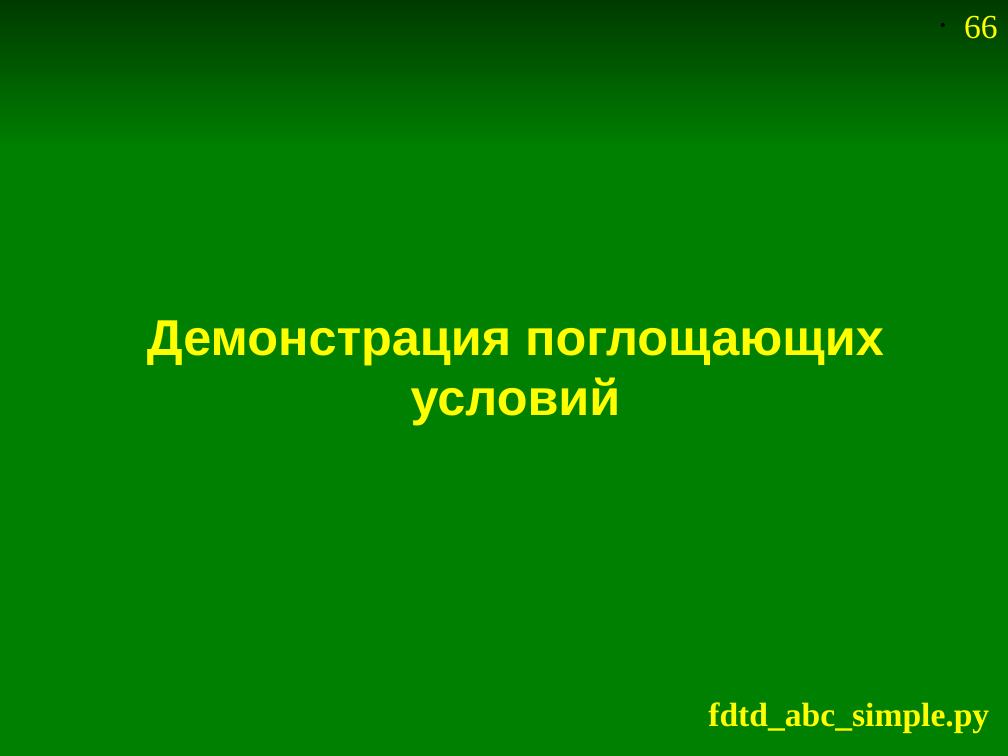
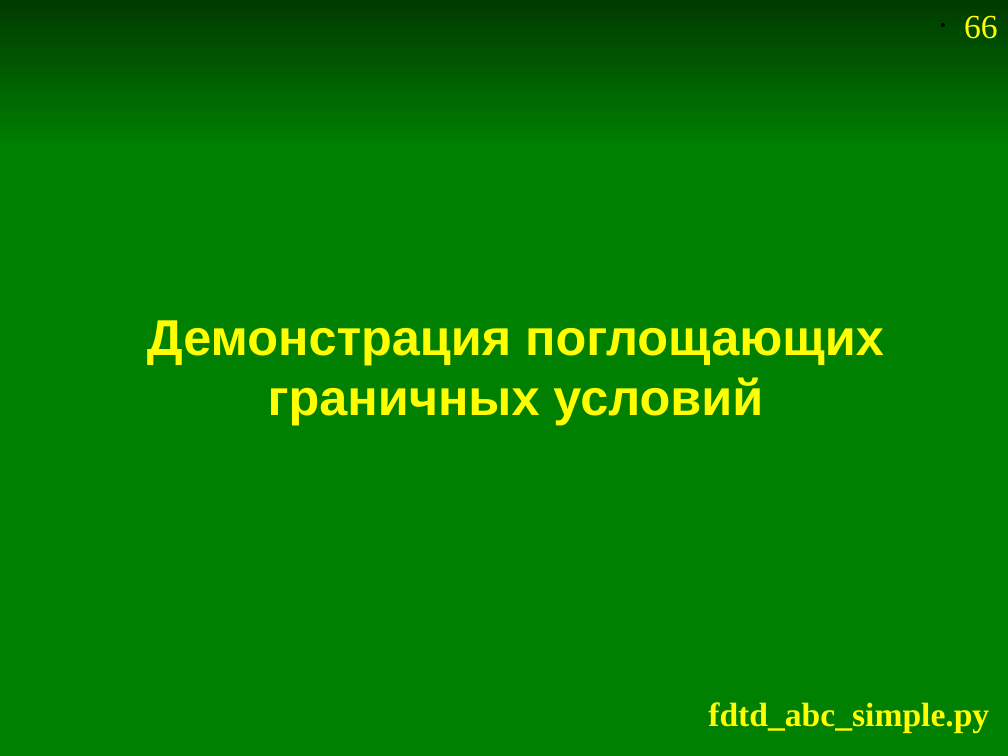
Before and after one commit to Jenyay/modelling, a slide deck: slide 66 of fdtd/presentations/04. FDTD-1D.odp. Drawn at 1008x756 pixels with LibreOffice and Linux fonts; fonts in the diff are those of the drawing. Boxes give left, top, right and bottom in pixels: in the first picture for what was removed or moved away, otherwise in the second. Text is boxed around its words. In the diff, an @@ line names an element or a change of style, - is before the commit and + after.

```diff
--- a/fdtd/presentations/04. FDTD-1D.odp
+++ b/fdtd/presentations/04. FDTD-1D.odp
@@ title at [147, 320, 884, 425]: text changed @@
-Демонстрация поглощающих условий
+Демонстрация поглощающих граничных условий
```
Also in this commit, not shown: 2 other files.
